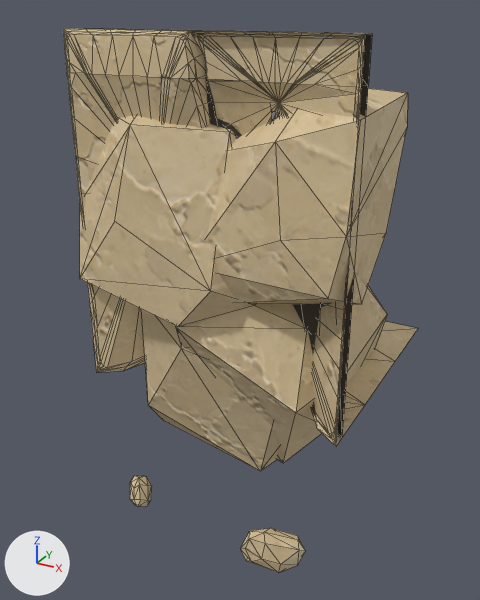
The glTF model assets/custom/models/ground_modules/ground_bottom_edge_02.glb, before and after one commit.
Before and after are seen from a 50 mm lens placed at (1.59, -1.73, 0.97), pointed at (0.42, 0.41, -0.1). The axes (+X, +Y, +Z) are drawn at lower left. The lights are the same throughout. The older version comes first. Mesh edges are drawn as thin lines. Vertices at exactly the same position are counted once.

Before the edit, the objects in view are built like this:
```python
me_groundbottomedge02_bodymesh = bpy.data.meshes.new('GroundBottomEdge02_BodyMesh')
me_groundbottomedge02_bodymesh.from_pydata(...)  # 521 vertices, 969 faces; spans x 0.0..1.0, y -0.04..1.0, z -0.98..0.91
# faces by material slot: [179, 260, 210, 300, 20]
me_groundbottomedge02_bodymesh.materials.append(mat_sandstone_plate_1_001)
me_groundbottomedge02_bodymesh.materials.append(mat_sandstone_plate_2_001)
me_groundbottomedge02_bodymesh.materials.append(mat_sandstone_plate_3_001)
me_groundbottomedge02_bodymesh.materials.append(mat_sandstone_plate_13_001)
me_groundbottomedge02_bodymesh.materials.append(mat_groundmodulerecess)  # brown #453c32
ob_groundbottomedge02_body = bpy.data.objects.new('GroundBottomEdge02_Body', me_groundbottomedge02_bodymesh)
ob_groundbottomedge02_body.location = (0.0, 0.0, 0.0)
```
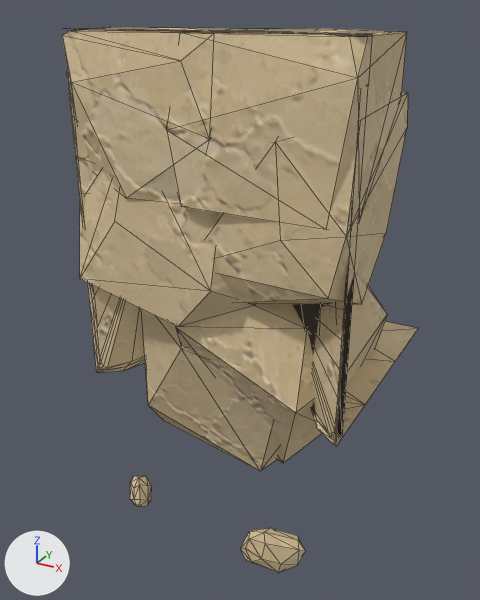
Location of each change, [x1, y1, x2, y2] in pixels of the pictures (480 x 600 px):
'GroundBottomEdge02_Body', reshaped: before [63, 28, 418, 573]; after [62, 27, 418, 573]
part 1 of me_groundbottomedge02_bodymesh, added (beige): after [173, 29, 407, 222]
part 2 of me_groundbottomedge02_bodymesh, built on: before [63, 29, 365, 102]; after [62, 27, 245, 204]

Edits to the bpy script that builds the scene:
```text
Change me_groundbottomedge02_bodymesh:
    used by ob_groundbottomedge02_body; location = (0.0, 0.0, 0.0)
    remove me_groundbottomedge02_bodymesh.from_pydata(...)  # 521 vertices, 969 faces; spans x 0.0..1.0, y -0.04..1.0, z -0.98..0.91
    add me_groundbottomedge02_bodymesh.from_pydata(...)  # 502 vertices, 886 faces; spans x 0.0..1.0, y -0.04..1.0, z -0.98..0.91
    me_groundbottomedge02_bodymesh part 1: a new loose piece of 27 vertices spanning x 0.3..1.0, y -0.04..0.53, z 0.4..0.91, in mat_sandstone_plate_13_001
    me_groundbottomedge02_bodymesh part 2
    72 vertices are removed from x 0.0..1.0, y -0.01..0.07, z 0.78..0.91
    202 faces are deleted
    2 vertices move within x 0.81, y 0.02, z 0.78
    26 vertices are added at x 0.0..0.68, y -0.04..0.54, z 0.4..0.91
    19 new faces join them, mat_sandstone_plate_3_001
    50 new faces join them, mat_sandstone_plate_13_001
```
